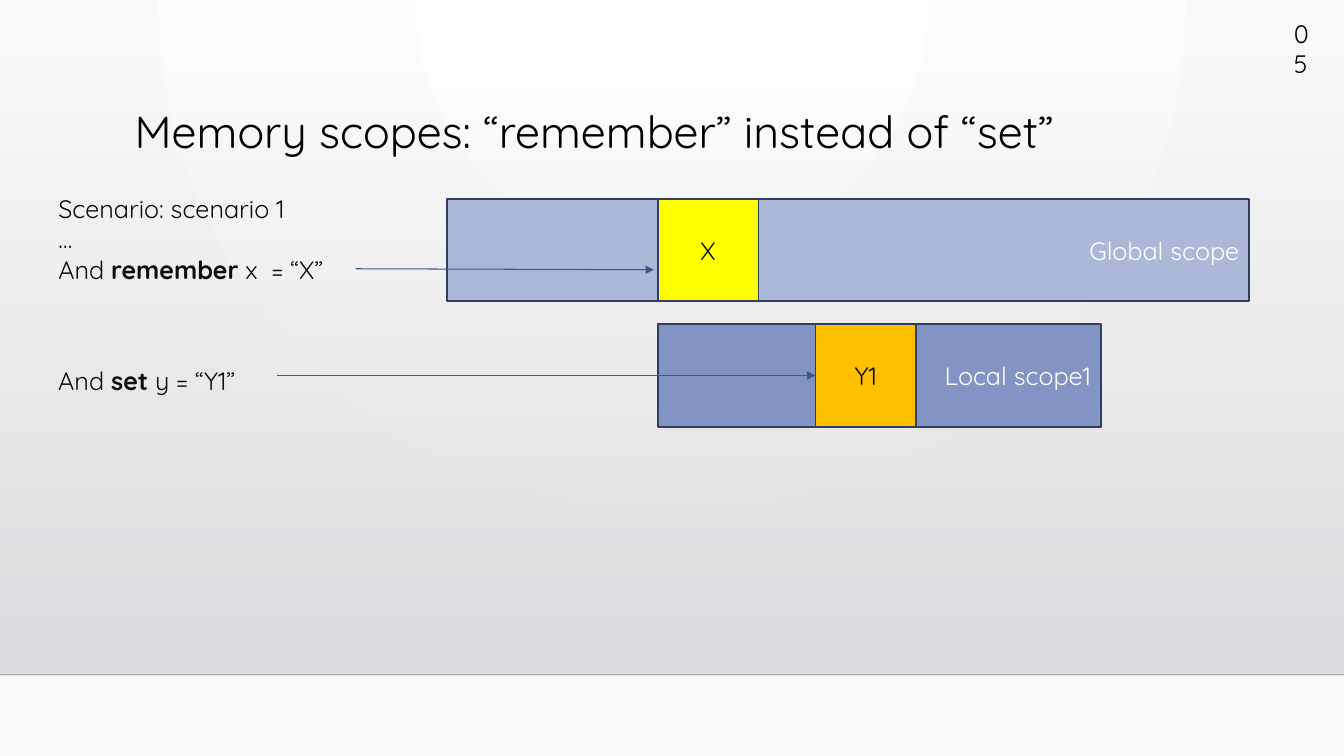
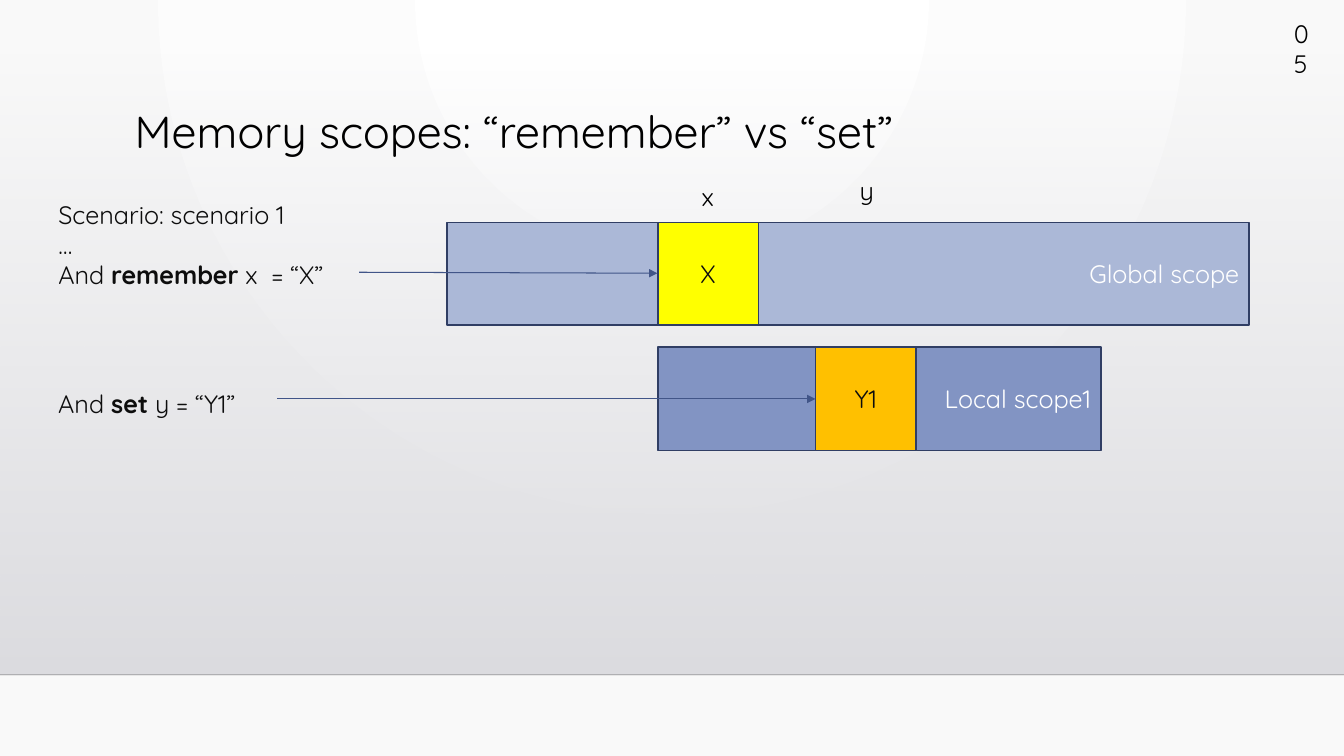
Before and after one commit to slipchansky/ats-unified, a slide deck: slide 23 of ats-presentation/ats-unified.pptx (slide 15 before the commit). Drawn at 1344x756 pixels with LibreOffice and Linux fonts; fonts in the diff are those of the drawing; background and template pictures are left out. Boxes give left, top, right and bottom in pixels: in the first picture for what was removed or moved away, otherwise in the second. Text is boxed around its words. In the diff, an @@ line names an element or a change of style, - is before the commit and + after.

```diff
--- a/ats-presentation/ats-unified.pptx
+++ b/ats-presentation/ats-unified.pptx
@@ title at [135, 115, 892, 157]: text changed @@
-Memory scopes: “remember” instead of “set”
+Memory scopes: “remember” vs “set”
@@ text "Scenario: scenario 1": place and size @@
-text "Scenario: scenario 1" at [58, 200, 323, 280]
+text "Scenario: scenario 1" at [58, 206, 323, 285]
@@ text added at [702, 193, 714, 206], 18 pt, text #000000 @@
+x
@@ text added at [860, 187, 874, 205], 18 pt, text #000000 @@
+y
@@ arrow moved from (356, 269) - (654, 270) to (359, 272) - (657, 273) @@
@@ 4 rectangles, 2 arrows, 1 text: place and size @@
-4 rectangles, 2 arrows, 1 text at [58, 199, 1249, 427]
+4 rectangles, 2 arrows, 1 text at [58, 223, 1249, 452]
```
Also in this commit, not shown: 30 other slides changed, 14 slides added, 1 slide removed.
